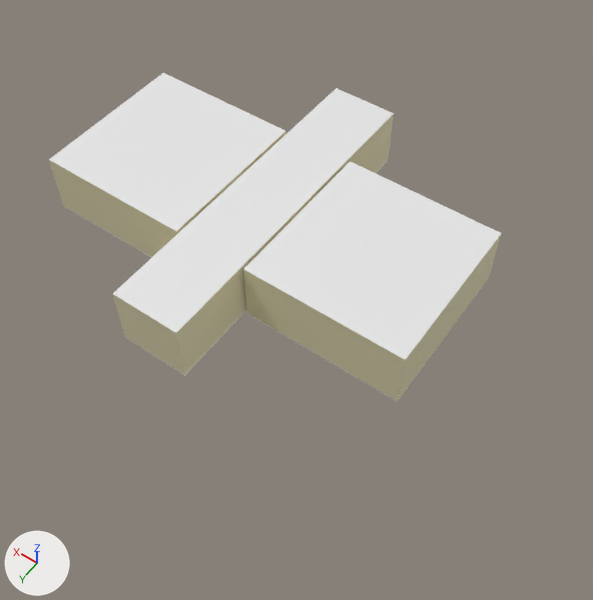
Renders of the FBX model OculusBCI/Assets/- 3D Models/- Enviroment/Enviroment.fbx from each side of a commit.
The view is the same before and after, from a 50 mm lens placed at (-12.1, 15.3, 21.6), pointed at (-2.4, 1.6, 0.1). Lighting does not change. The marker at lower left points along +X, +Y and +Z. Where no turn or scale is listed for an object, it has been applied to the vertices.

The first picture shows 'Corridor', 'Room'.
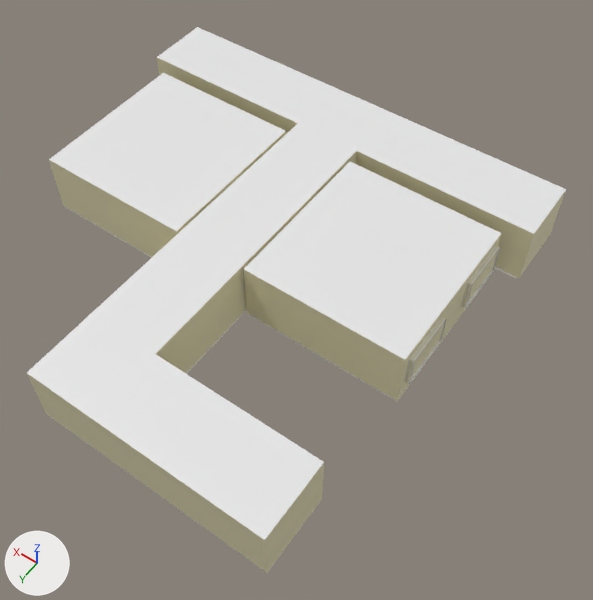
The change in detail:
me_plane_001 is used by ob_corridor; location (0.0, 0.0, 0.0).
me_plane_001 had 216 vertices, 204 faces and spanned x -1.3..1.3, y -6.0..6.0, z 0.0..2.3.
me_plane_001 now has 270 vertices, 258 faces and spans x -7.95..7.95, y -6.0..9.45, z 0.0..2.3.
Part 1, on me_plane_001:
2 vertices are removed from x -1.25..-1.24, y 5.99..6.0, z 0.0..2.3.
28 faces are deleted.
8 vertices in x -1.25..1.25, y 5.99..6.0, z 0.0..2.3 move by (0.0, 0.9, 0.0).
5 vertices in x 0.0..1.25, y 5.99..6.0, z 0.0..2.3 move by (0.0, 3.45, 0.0).
21 vertices are added at x -7.85..7.85, y -5.99..9.45, z 0.0..2.3.
12 new vertices lie (0.0, -2.82, 0.0) away from vertices in x -1.25..1.25, y -0.72, z 0.0..2.3.
6 new vertices lie (-6.7, 0.0, 0.0) away from vertices in x -1.25, y -6.0..-3.54, z 0.09..2.3.
6 new vertices lie (6.7, 0.0, 0.0) away from vertices in x 1.25, y -6.0..-3.54, z 0.09..2.3.
5 new vertices lie (0.0, 2.55, 0.0) away from vertices in x 0.0..1.25, y 5.99..6.0, z 0.0..2.3.
6 new vertices lie (-5.78, 0.0, 0.0) away from vertices in x -1.25, y 6.0..9.45, z 0.09..2.3.
11 new faces join them, mat_ceiling (white #e7e7e7).
30 new faces join them, mat_wall (beige #e7dfb7).
11 new faces join them, mat_floor (dark blue #120a36).
30 new faces join them, mat_board (white #fff8ee).

What differs and where, as boxes (x1, y1, x2, y2) in the pictures (593 x 600 px):
'Corridor', reshaped (91% wider, 89% taller): before (113, 88, 394, 376); after (27, 27, 566, 573)
